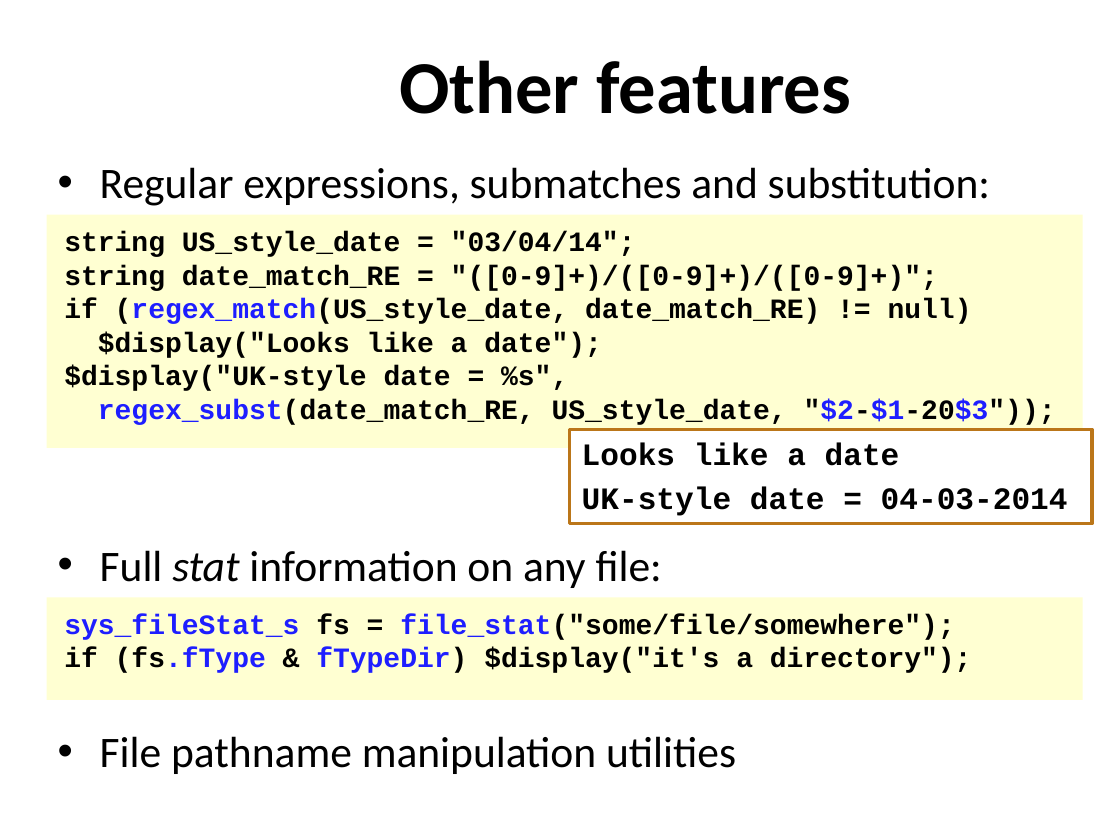
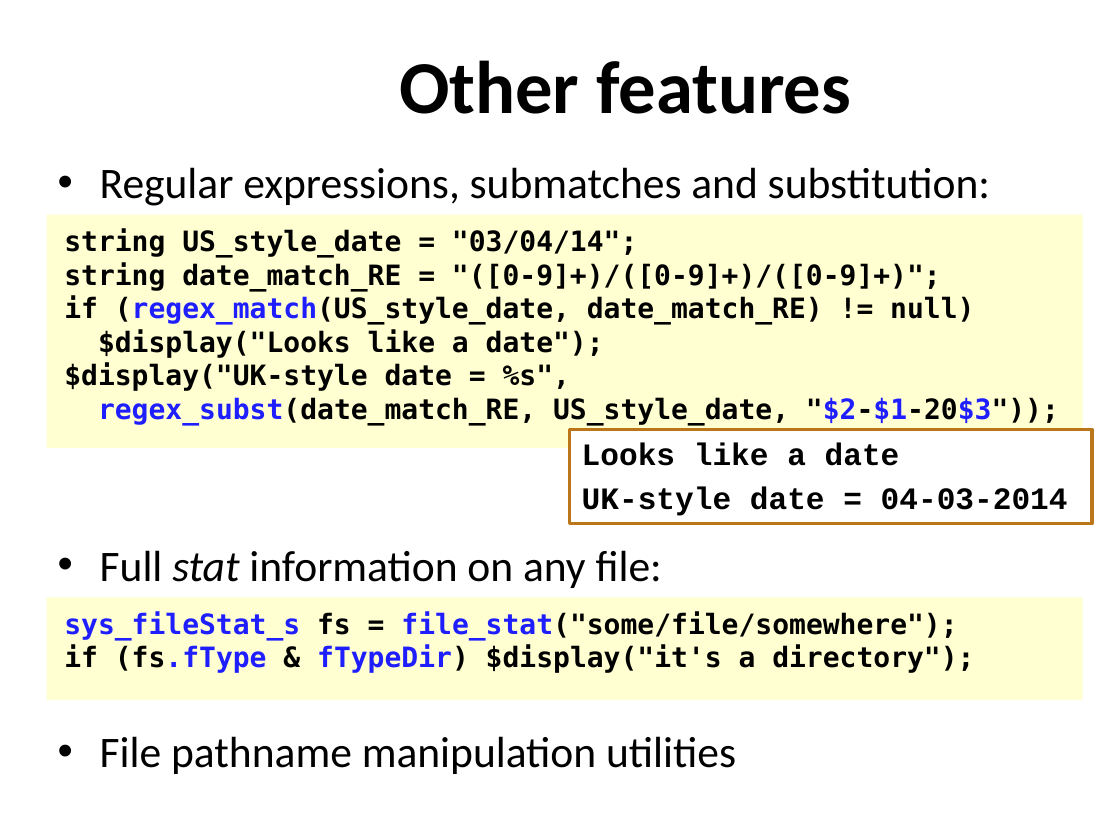
Before and after one commit to xiaoweish/svlib, a slide deck: slide 7 of svlib/doc/163-aq602-latest-draft.pptm. Drawn at 1120x840 pixels with LibreOffice and Linux fonts; fonts in the diff are those of the drawing; background and template pictures are left out. Boxes give left, top, right and bottom in pixels: in the first picture for what was removed or moved away, otherwise in the second. Text is boxed around its words. In the diff, an @@ line names an element or a change of style, - is before the commit and + after.

Commit message:
change env-var function names to match the code; add macro to change code example fonts en masse

```diff
--- a/svlib/doc/163-aq602-latest-draft.pptm
+++ b/svlib/doc/163-aq602-latest-draft.pptm
@@ rectangle "string US_style_date = "03/04/14";" at box(47, 215, 1083, 448): font Courier New to DejaVu Sans Mono @@
@@ rectangle "sys_fileStat_s fs = file_stat("some/file/somewhere");" at box(47, 597, 1083, 700): font Courier New to DejaVu Sans Mono @@
```
Also in this commit, not shown: 11 other slides changed.
